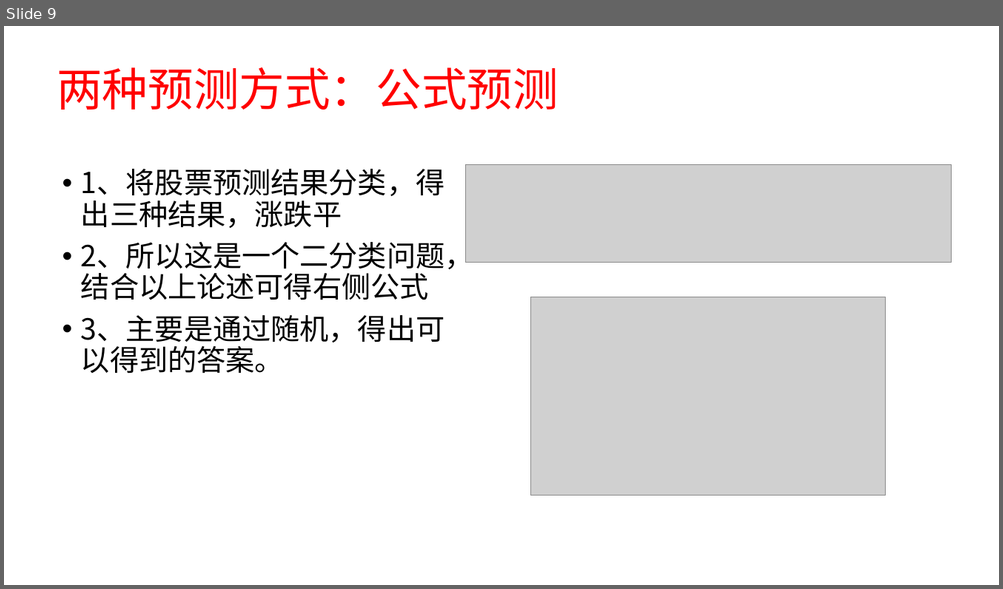
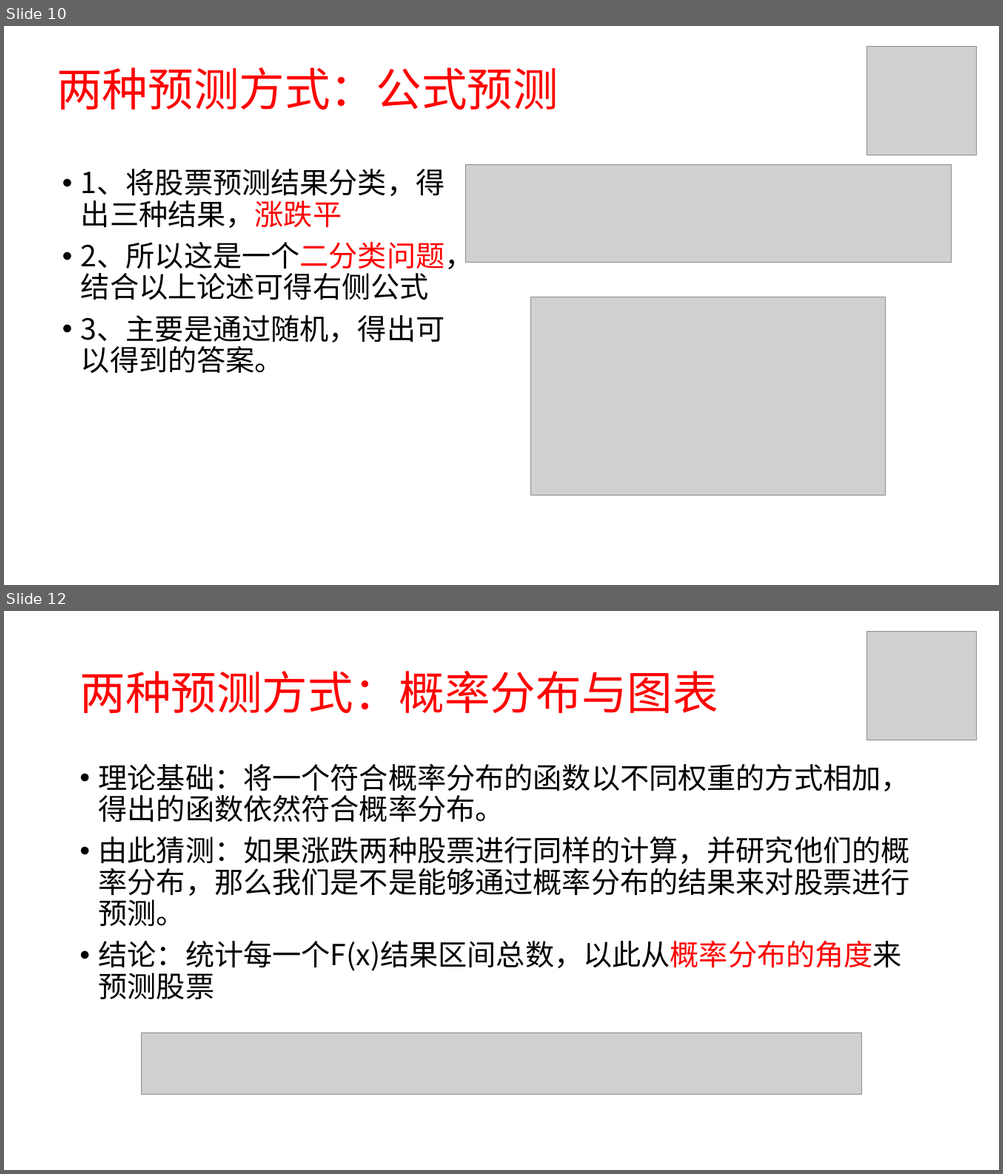
Before and after one commit to xuzj157/StockSyn, a slide deck: doc/股票分析预测系统.pptx. Shown one above the other, each under a label of ours: slide 9 before the commit, slides 10 and 12 after it; the slides between them are not shown. The pictures are 1003x589 and 1003x1174 pixels, drawn with LibreOffice and Linux fonts; fonts in the diff are those of the drawing; grey boxes stand for pictures. Boxes give left, top, right and bottom in pixels: in the first picture for what was removed or moved away, otherwise in the second. Text is boxed around its words. In the diff, an @@ line names an element or a change of style, - is before the commit and + after.

```diff
--- a/doc/股票分析预测系统.pptx
+++ b/doc/股票分析预测系统.pptx
@@ slide 12 added at bbox=[4, 611, 999, 1170], background #FFFFFF @@
@@ picture added at bbox=[867, 631, 977, 740] @@
@@ title added at bbox=[79, 671, 717, 713], 44 pt, text #FF0000 @@
+两种预测方式：概率分布与图表
@@ text added at bbox=[99, 764, 910, 1000], 28 pt, text #000000 @@
+• 理论基础：将一个符合概率分布的函数以不同权重的方式相加，得出的函数依然符合概率分布。
+• 由此猜测：如果涨跌两种股票进行同样的计算，并研究他们的概率分布，那么我们是不是能够通过概率分布的结果来对股票进行预测。
+• 结论：统计每一个F(x)结果区间总数，以此从概率分布的角度来预测股票
@@ picture added at bbox=[142, 1034, 861, 1094] @@
@@ what was slide 9 is now slide 10 @@
@@ slide 10 changed as well @@
@@ picture added at bbox=[867, 46, 977, 155] @@
@@ text at bbox=[81, 169, 474, 301]: text colour #000000 to #FF0000 in "1、将股票预测结果分类，得出三种结果，涨跌平", "2、所以这是一个二分类问题，结合以上论述可得右侧公式" @@
```
Also in this commit, not shown: 8 other slides changed, 8 other slides added, 1 other file.
